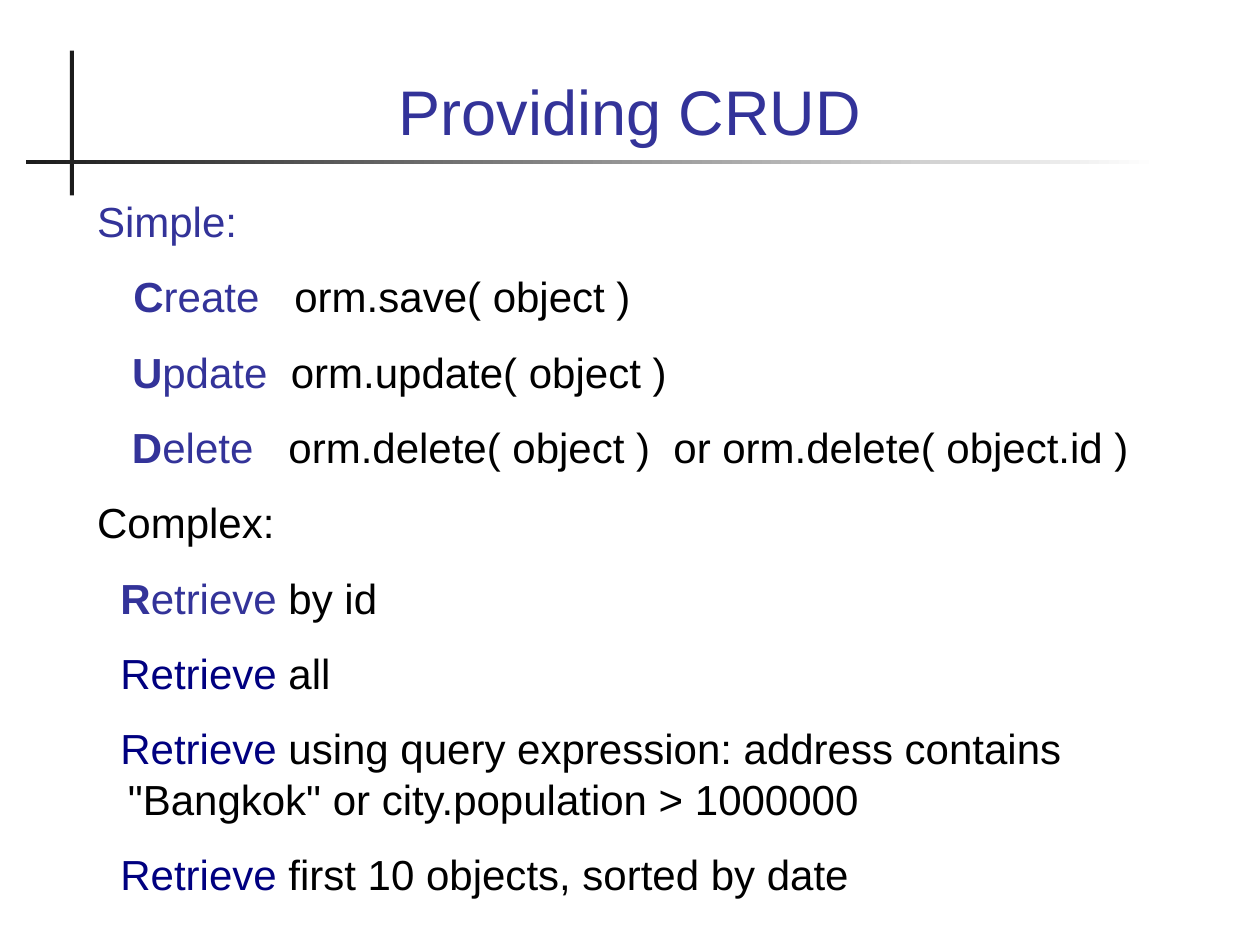
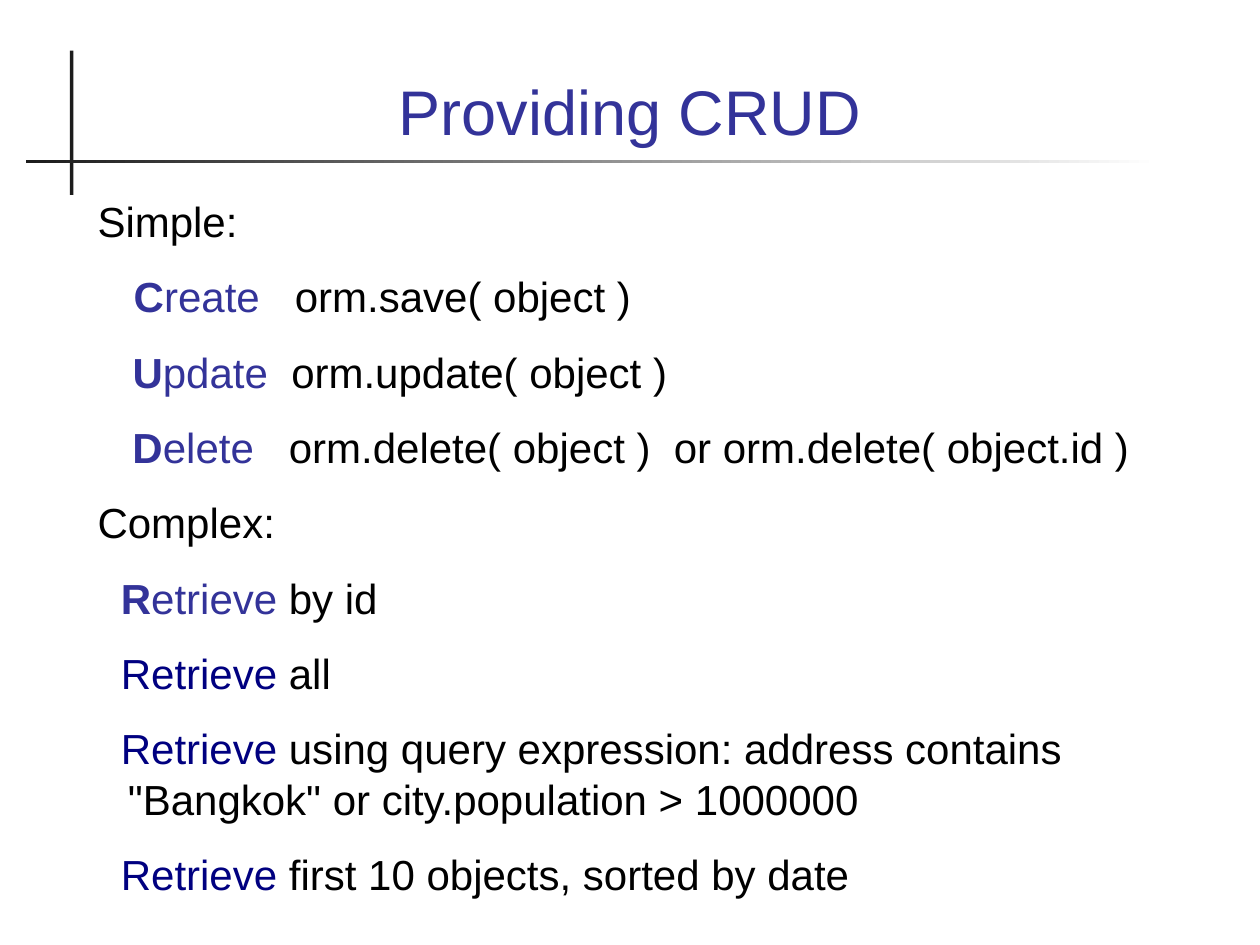
Before and after one commit to cpske/ISP, a slide deck: slide 13 of database/Persistence-and-ORM.ppt. Drawn at 1260x945 pixels with LibreOffice and Linux fonts; fonts in the diff are those of the drawing. Boxes give left, top, right and bottom in pixels: in the first picture for what was removed or moved away, otherwise in the second. Text is boxed around its words. In the diff, an @@ line names an element or a change of style, - is before the commit and + after.

```diff
--- a/database/Persistence-and-ORM.ppt
+++ b/database/Persistence-and-ORM.ppt
@@ text at [98,206,238,245]: text colour #333399 to #000000 in "Simple:" @@
```
Also in this commit, not shown: 14 other slides changed, 3 slides added, 1 slide removed, 3 other files.
